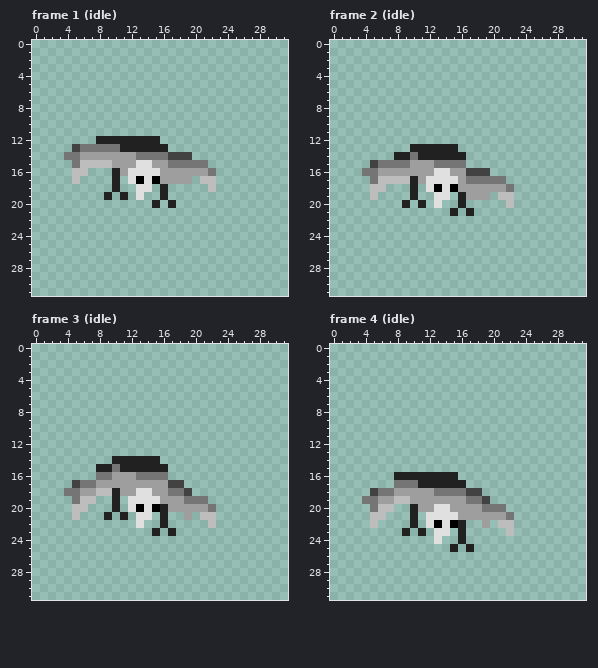
Two versions of one pixel-art file, dots/Aseprite drawings/Enemy02.aseprite. The first picture shows the starting point.
32x32 pixels, 47 frames. Shown: frame 1 (idle), frame 2 (idle), frame 3 (idle), frame 4 (idle). The commit also changed other frames, which this record leaves out.
The same view after the edit:
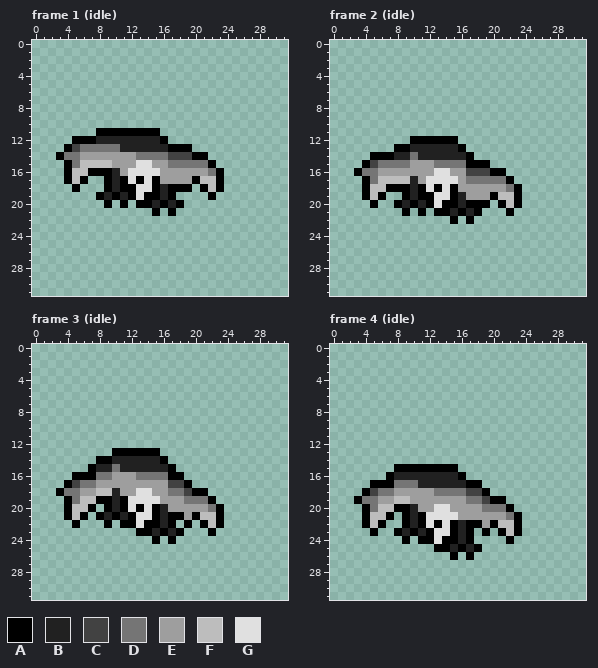
Palette (. is transparent): A #000000  B #212121  C #424242  D #757575  E #9e9e9e  F #bdbdbd  G #e0e0e0
Change:
Frame 1 (idle):
The author put colour A in row 11 at x 8 to 15; in row 12 at x 5 to 7 and 16; in row 13 at x 4 and 17 to 19; in row 14 at x 3 and 20 to 21; in row 15 at x 4 and 22; in row 16 at x 4, 7 to 9 and 23.
The author put colour A in row 17 at x 4, 6, 9, 11, 20 and 23; in row 18 at x 5, 9, 11 to 12, 15, 17 to 19, 21 and 23; in row 19 at x 8, 10, 12, 14 to 15, 17 and 22; in row 20 at x 9, 11, 13 to 14, 16 and 18; in row 21 at x 15 and 17.
Frame 2 (idle):
The author put colour A in row 12 at x 10 to 15; in row 13 at x 8 to 9 and 16; in row 14 at x 5 to 7 and 17; in row 15 at x 4 and 17 to 19; in row 16 at x 3 and 20 to 21; in row 17 at x 4 and 22.
The author put colour A in row 18 at x 4, 7 to 9, 11 and 23; in row 19 at x 4, 6, 9, 11 to 12, 15, 20 and 23; in row 20 at x 5, 8, 10, 12, 14 to 15, 17 to 19, 21 and 23; in row 21 at x 9, 11, 13 to 14, 16, 18 and 22; in row 22 at x 15 and 17.
Frame 3 (idle):
The author put colour A in row 13 at x 10 to 15; in row 14 at x 8 to 9 and 16; in row 15 at x 7 and 17; in row 16 at x 5 to 7 and 17 to 18; in row 17 at x 4 and 19; in row 18 at x 3 and 20 to 21.
The author put colour A in row 19 at x 4, 8 to 9, 11 and 22; in row 20 at x 4, 7, 9, 11 and 23; in row 21 at x 4, 6, 8, 10, 12, 15, 17 to 18, 20 and 23; in row 22 at x 5, 9, 11 to 12, 14 to 15, 17, 19, 21 and 23; in row 23 at x 13 to 14, 16, 18 and 22; in row 24 at x 15 and 17.
Frame 4 (idle):
The author put colour A in row 15 at x 8 to 15; in row 16 at x 7 and 16; in row 17 at x 5 to 7 and 17 to 18; in row 18 at x 4 and 19; in row 19 at x 3 and 20 to 21; in row 20 at x 4, 8 to 9 and 22.
The author put colour A in row 21 at x 4, 7, 9, 11 and 23; in row 22 at x 4, 6, 9, 11, 17 to 18, 20 and 23; in row 23 at x 5, 8, 10, 12, 15, 17, 19, 21 and 23; in row 24 at x 9, 11 to 12, 14 to 15, 17 and 22; in row 25 at x 13 to 14, 16 and 18; in row 26 at x 15 and 17.
Where, in picture pixels (left, top, right, bottom), the same in both pictures:
added: (56, 128, 224, 216)
added: (354, 136, 522, 224)
added: (56, 448, 224, 544)
added: (354, 464, 522, 560)
